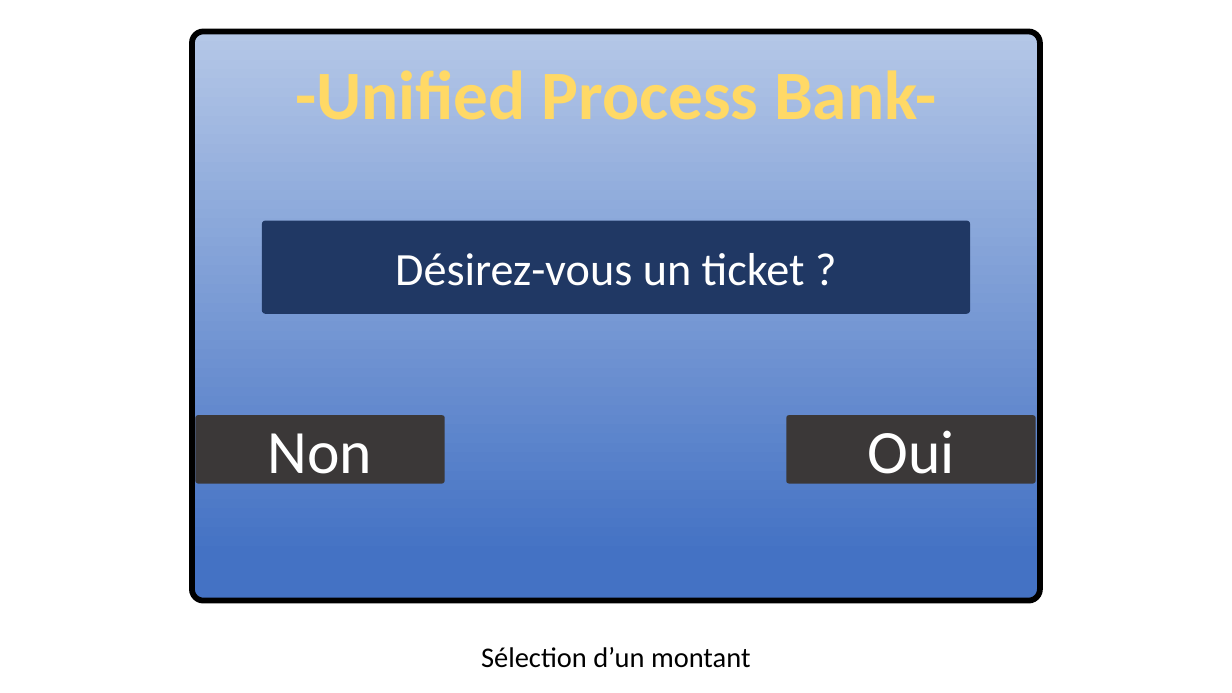
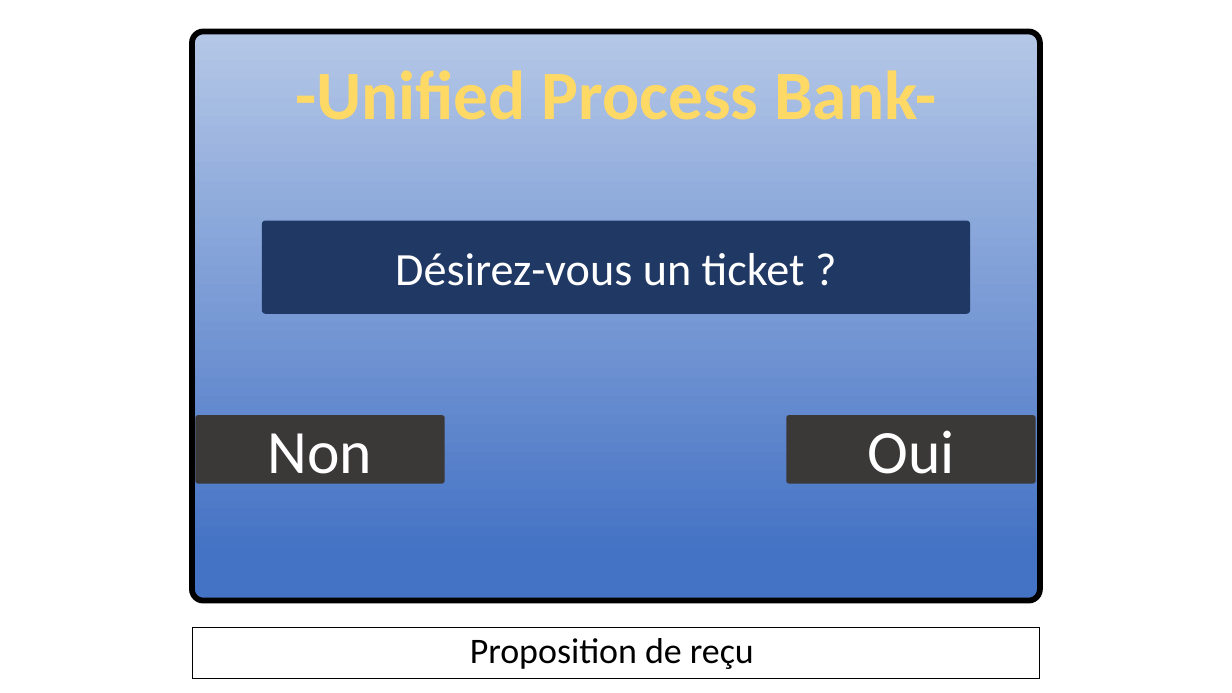
Before and after one commit to kyweez/CDA-15-APPLICATION-DESIGN, a slide deck: slide 4 of GAB/Version-aurelien/IHM-aurelien.pptx (slide 2 before the commit). Drawn at 1232x693 pixels with LibreOffice and Linux fonts; fonts in the diff are those of the drawing. Boxes give left, top, right and bottom in pixels: in the first picture for what was removed or moved away, otherwise in the second. Text is boxed around its words. In the diff, an @@ line names an element or a change of style, - is before the commit and + after.

```diff
--- a/GAB/Version-aurelien/IHM-aurelien.pptx
+++ b/GAB/Version-aurelien/IHM-aurelien.pptx
@@ subtitle added at (192,628,1041,678), outline #000000 0.75 pt, 28 pt, text #000000 @@
+Proposition de reçu
@@ subtitle removed at (481,647,750,668) @@
-Sélection d’un montant
```
Also in this commit, not shown: 2 other slides changed, 2 slides added.
